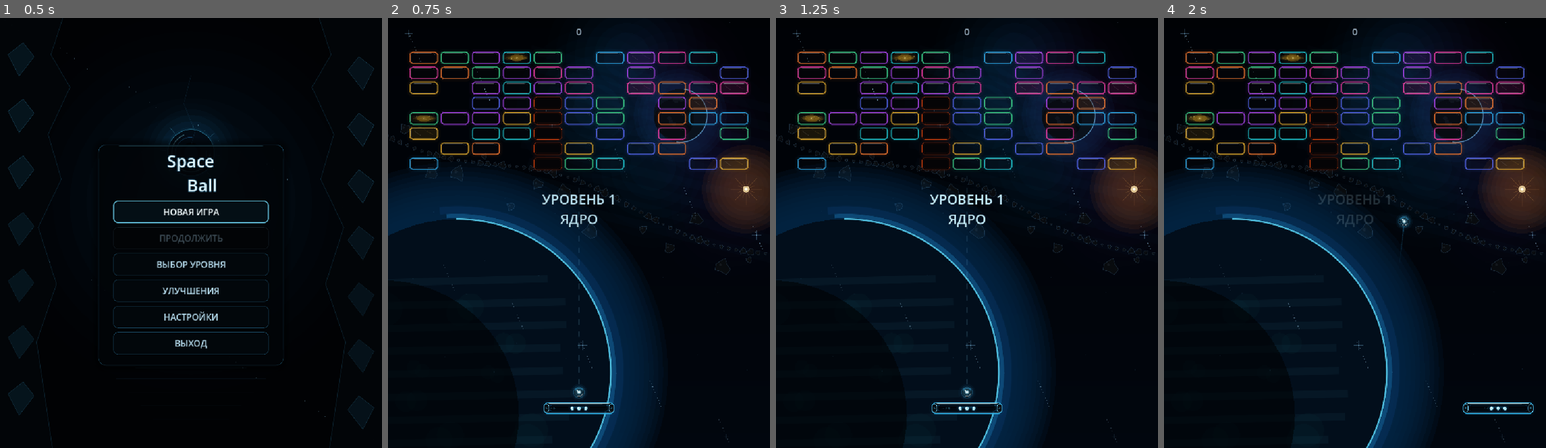
Above: before the commit, frames 1-4 (left to right).
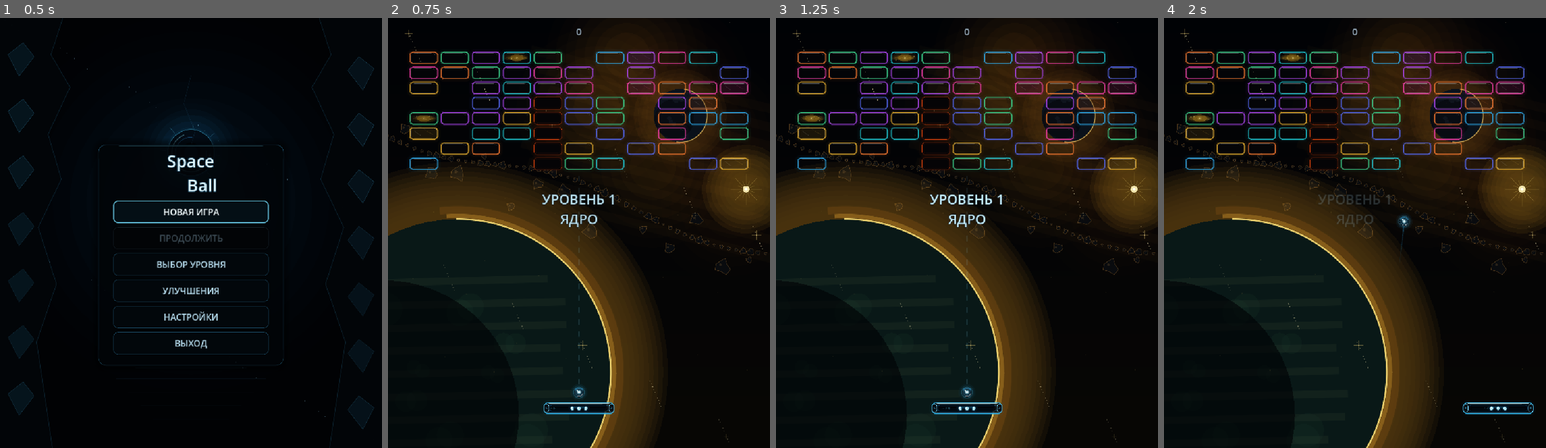
Above: after the commit, the same moments.

Repository: Ardarik421/arkanoid
Game: Godot game, scene res://scenes/main_menu.tscn
Two runs of this game, one before a commit and one after it. Both use one fixed random seed, a clock stepped at 60 frames per second and the inputs below. Sound files missing from this copy of the repository are replaced by a short silence.
Inputs (mouse positions are in pixels of both pictures, inside the frame that each line leads up to):
- Up to frame 1 (0.5 s): no input
- Up to frame 2 (0.75 s): click "НОВАЯ ИГРА" at 0.5 s
- Up to frame 3 (1.25 s): no input
- Up to frame 4 (2 s): tap Enter at 1.25 s; move the mouse to (1439, 211) at 1.27 s; hold D (move_right) from 1.28 s (still down); tap Space (launch_ball) at 1.35 s

Frame 1 is identical in both runs. In frame 2, 22% of the frame differs, in the area x 0-100%, y 2-100%; in frame 3, 22%; in frame 4, 23%.

Commit message:
Warm up opening chapter palette

Diff:
--- a/scenes/planet_space_background.gd
+++ b/scenes/planet_space_background.gd
@@ -20,7 +20,7 @@
 
 static func _draw_space(c: CanvasItem, progress: float) -> void:
 	var top: Color = Color(0.002, 0.008, 0.022)
-	var bottom: Color = Color(0.004, 0.025, 0.055).lerp(Color(0.006, 0.018, 0.045), progress)
+	var bottom: Color = Color(0.030, 0.026, 0.018).lerp(Color(0.012, 0.018, 0.040), progress)
 	for y in range(0, 1080, 12):
 		var t: float = float(y) / 1080.0
 		c.draw_rect(Rect2(0, y, 960, 13), top.lerp(bottom, t))
@@ -36,12 +36,12 @@
 		for i in range(7, 0, -1):
 			var r: float = 34.0 + float(i) * 24.0
 			var a: float = (0.006 + float(8 - i) * 0.004) * (0.85 + 0.15 * sin(time * 0.12 + j))
-			var col: Color = Color(0.06, 0.48, 0.78, a) if j % 2 == 0 else Color(0.32, 0.14, 0.62, a * 0.75)
+			var col: Color = Color(0.95, 0.58, 0.10, a) if j % 2 == 0 else Color(0.72, 0.34, 0.08, a * 0.75)
 			c.draw_circle(p, r, col)
 	for i in range(9):
 		var y: float = 80.0 + float(i) * 47.0
 		var x1: float = 360.0 + sin(time * 0.025 + i) * 25.0
-		c.draw_line(Vector2(x1, y), Vector2(1010, y + 160), Color(0.10, 0.55, 0.80, 0.018), 22.0, true)
+		c.draw_line(Vector2(x1, y), Vector2(1010, y + 160), Color(1.0, 0.66, 0.18, 0.022), 22.0, true)
 
 static func _draw_stars(c: CanvasItem, progress: float, time: float) -> void:
 	for i in range(115):
@@ -50,24 +50,24 @@
 		var pulse: float = 0.55 + 0.45 * sin(time * (0.45 + float(i % 5) * 0.09) + float(i) * 1.71)
 		var radius: float = 0.55 + float(i % 4) * 0.32
 		var alpha: float = 0.14 + pulse * 0.38
-		c.draw_circle(Vector2(x, y), radius, Color(0.68, 0.88, 1.0, alpha))
+		c.draw_circle(Vector2(x, y), radius, Color(1.0, 0.94, 0.72, alpha))
 		if i % 19 == 0:
 			var flare: float = 5.0 + pulse * 7.0
-			c.draw_line(Vector2(x - flare, y), Vector2(x + flare, y), Color(0.55, 0.82, 1.0, 0.12 + pulse * 0.18), 1.0, true)
-			c.draw_line(Vector2(x, y - flare), Vector2(x, y + flare), Color(0.55, 0.82, 1.0, 0.12 + pulse * 0.18), 1.0, true)
+			c.draw_line(Vector2(x - flare, y), Vector2(x + flare, y), Color(1.0, 0.86, 0.48, 0.14 + pulse * 0.20), 1.0, true)
+			c.draw_line(Vector2(x, y - flare), Vector2(x, y + flare), Color(1.0, 0.86, 0.48, 0.14 + pulse * 0.20), 1.0, true)
 
 static func _draw_sun(c: CanvasItem, progress: float, time: float) -> void:
 	var arc: float = sin(progress * PI)
 	var center: Vector2 = Vector2(900.0 - progress * 205.0, 430.0 - arc * 105.0 + progress * 95.0)
 	var pulse: float = 0.90 + 0.10 * sin(time * 1.15)
 	for i in range(9, 0, -1):
-		c.draw_circle(center, 12.0 + float(i) * 11.0, Color(1.0, 0.56, 0.20, 0.006 * float(i) * pulse))
+		c.draw_circle(center, 12.0 + float(i) * 11.0, Color(1.0, 0.72, 0.16, 0.007 * float(i) * pulse))
 	for i in range(16):
 		var a: float = TAU * float(i) / 16.0
 		var length: float = (42.0 if i % 2 == 0 else 24.0) * pulse
 		var direction: Vector2 = Vector2(cos(a), sin(a))
-		c.draw_line(center + direction * 9.0, center + direction * length, Color(1.0, 0.70, 0.35, 0.18 * pulse), 1.2, true)
-	c.draw_circle(center, 9.0 * pulse, Color(1.0, 0.90, 0.67, 0.82))
+		c.draw_line(center + direction * 9.0, center + direction * length, Color(1.0, 0.86, 0.42, 0.22 * pulse), 1.2, true)
+	c.draw_circle(center, 9.0 * pulse, Color(1.0, 0.95, 0.72, 0.92))
 	c.draw_circle(center, 3.5 * pulse, Color(1.0, 1.0, 0.94, 0.96))
 
 static func _draw_moon(c: CanvasItem, progress: float, time: float) -> void:
@@ -75,7 +75,7 @@
 	var center: Vector2 = Vector2(735.0 - progress * 430.0 + sin(time * 0.035) * 5.0, 245.0 + arc * 105.0 + progress * 55.0)
 	var radius: float = 67.0 - progress * 18.0
 	for i in range(5, 0, -1):
-		c.draw_circle(center, radius + float(i) * 10.0, Color(0.16, 0.52, 0.90, 0.008 * float(i)))
+		c.draw_circle(center, radius + float(i) * 10.0, Color(0.92, 0.62, 0.16, 0.008 * float(i)))
 	c.draw_circle(center, radius, Color(0.035, 0.065, 0.105, 0.98))
 	c.draw_circle(center + Vector2(-15, 8), radius * 0.74, Color(0.018, 0.030, 0.052, 0.74))
 	for i in range(8):
@@ -83,7 +83,7 @@
 		var p: Vector2 = center + Vector2(cos(a), sin(a)) * (14.0 + float((i * 13) % 38))
 		var r: float = 3.0 + float(i % 3) * 2.0
 		c.draw_circle(p, r, Color(0.08, 0.11, 0.15, 0.50))
-	c.draw_arc(center, radius, -1.42, 1.72, 64, Color(0.48, 0.78, 1.0, 0.62), 2.2, true)
+	c.draw_arc(center, radius, -1.42, 1.72, 64, Color(1.0, 0.82, 0.40, 0.68), 2.2, true)
 
 static func _draw_asteroid_belt(c: CanvasItem, progress: float, time: float) -> void:
 	for i in range(62):
@@ -107,8 +107,8 @@
 	c.draw_colored_polygon(points, Color(0.035, 0.045, 0.058, 0.78 + depth * 0.18))
 	var outline: PackedVector2Array = PackedVector2Array(points)
 	outline.append(points[0])
-	c.draw_polyline(outline, Color(0.25, 0.40, 0.52, 0.20 + depth * 0.22), 1.0, true)
-	c.draw_circle(center - Vector2(radius * 0.22, radius * 0.18), maxf(0.8, radius * 0.16), Color(0.22, 0.27, 0.30, 0.22))
+	c.draw_polyline(outline, Color(0.72, 0.50, 0.22, 0.20 + depth * 0.22), 1.0, true)
+	c.draw_circle(center - Vector2(radius * 0.22, radius * 0.18), maxf(0.8, radius * 0.16), Color(0.52, 0.39, 0.22, 0.25))
 
 static func _draw_planet(c: CanvasItem, progress: float, time: float) -> void:
 	# Chapter 1 is a fly-by: approach the planet, skim its limb, then leave it behind.
@@ -117,22 +117,22 @@
 	var radius: float = 385.0 + approach * 105.0 - progress * 38.0
 	for i in range(12, 0, -1):
 		var r: float = radius + float(i) * 12.0
-		c.draw_circle(center, r, Color(0.05, 0.52, 0.92, 0.0035 * float(i)))
-	c.draw_circle(center, radius, Color(0.008, 0.055, 0.105, 1.0))
+		c.draw_circle(center, r, Color(1.0, 0.68, 0.16, 0.0040 * float(i)))
+	c.draw_circle(center, radius, Color(0.035, 0.095, 0.090, 1.0))
 	for i in range(8):
 		var band_y: float = center.y - radius * 0.58 + float(i) * radius * 0.15
 		var half_width: float = sqrt(maxf(0.0, radius * radius - pow(band_y - center.y, 2.0)))
 		var shift: float = sin(time * 0.018 + float(i) * 1.4) * 20.0
-		c.draw_line(Vector2(center.x - half_width * 0.78 + shift, band_y), Vector2(center.x + half_width * 0.72 + shift, band_y - 12.0), Color(0.28, 0.72, 0.88, 0.055), 18.0, true)
+		c.draw_line(Vector2(center.x - half_width * 0.78 + shift, band_y), Vector2(center.x + half_width * 0.72 + shift, band_y - 12.0), Color(0.64, 0.68, 0.44, 0.060), 18.0, true)
 	for i in range(15):
 		var a: float = float(i) * 2.37
 		var rr: float = radius * (0.20 + float((i * 17) % 65) / 100.0)
 		var p: Vector2 = center + Vector2(cos(a) * rr, sin(a) * rr * 0.72)
-		c.draw_circle(p, 18.0 + float(i % 4) * 8.0, Color(0.04, 0.22, 0.25, 0.12))
+		c.draw_circle(p, 18.0 + float(i % 4) * 8.0, Color(0.12, 0.25, 0.19, 0.14))
 	c.draw_circle(center + Vector2(-radius * 0.48, radius * 0.28), radius * 0.88, Color(0.001, 0.006, 0.014, 0.62))
-	c.draw_arc(center, radius, -1.58, 1.05, 128, Color(0.36, 0.86, 1.0, 0.82), 4.0, true)
-	c.draw_arc(center, radius + 8.0, -1.64, 1.12, 128, Color(0.16, 0.66, 1.0, 0.28), 10.0, true)
-	c.draw_arc(center, radius + 23.0, -1.68, 1.15, 128, Color(0.12, 0.48, 0.92, 0.09), 18.0, true)
+	c.draw_arc(center, radius, -1.58, 1.05, 128, Color(1.0, 0.88, 0.46, 0.90), 4.0, true)
+	c.draw_arc(center, radius + 8.0, -1.64, 1.12, 128, Color(1.0, 0.70, 0.20, 0.34), 10.0, true)
+	c.draw_arc(center, radius + 23.0, -1.68, 1.15, 128, Color(0.94, 0.52, 0.12, 0.12), 18.0, true)
 
 static func _draw_dust(c: CanvasItem, progress: float, time: float) -> void:
 	for i in range(38):
@@ -140,4 +140,4 @@
 		var base_y: float = 220.0 + float((i * 67) % 800)
 		var drift: float = sin(time * 0.12 + float(i)) * 8.0
 		var rise: float = fmod(time * (1.5 + float(i % 4) * 0.35) + float(i) * 29.0, 85.0)
-		c.draw_circle(Vector2(x + drift, base_y - rise), 0.6 + float(i % 3) * 0.4, Color(0.42, 0.78, 1.0, 0.06 + float(i % 4) * 0.018))
+		c.draw_circle(Vector2(x + drift, base_y - rise), 0.6 + float(i % 3) * 0.4, Color(1.0, 0.82, 0.38, 0.07 + float(i % 4) * 0.018))
